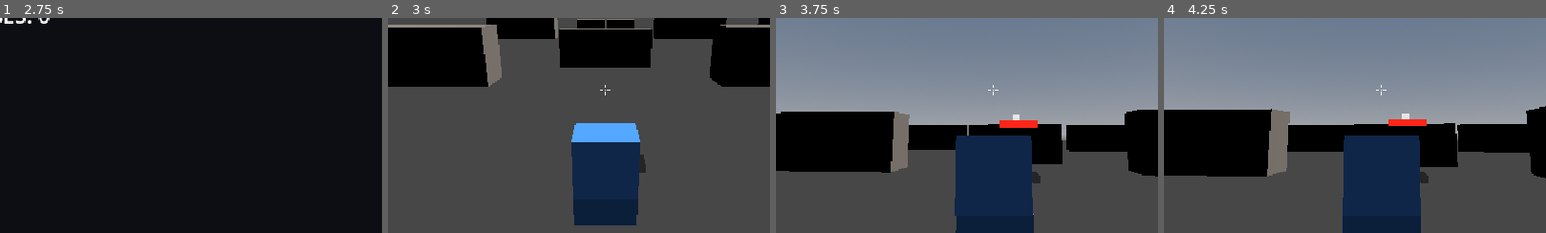
Above: before the commit, frames 1-4 (left to right).
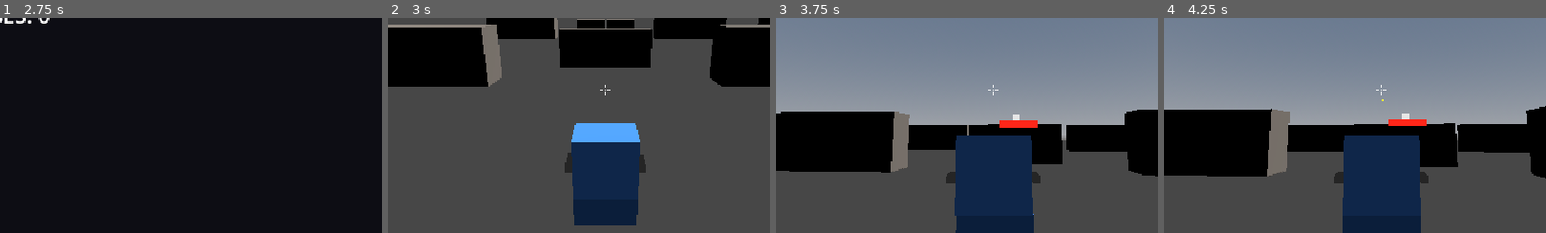
Above: after the commit, the same moments.

Repository: jonathandaley/Hardpoint
Game: Godot game, scene res://scenes/ui/TitleScreen.tscn
The game is run twice, just before and just after one commit, with the same random seed, the same clock (stepped at 60 frames per second) and the same inputs.
Inputs (mouse positions are % of the whole screen's width and height, from its top left):
- Up to frame 1 (2.75 s): tap Enter (ui_accept) at 0.5, 0.77 s; move the mouse to (72, 45) at 0.52 s; press the mouse at (72, 45) at 0.53 s; hold D (move_right) 0.53-1.25 s; release the mouse at (72, 45) at 1.25 s; click "MECH" at 1.25 s; click "PILOT" at 2 s
- Up to frame 2 (3 s): click "FIND MATCH" at 2.75 s
- Up to frame 3 (3.75 s): tap Enter (ui_accept) at 3.5 s; move the mouse to (45, 50) at 3.52 s; hold W (move_forward) from 3.53 s (still down); right-click (45, 50) at 3.6 s
- Up to frame 4 (4.25 s): keep holding W (move_forward); tap Enter (ui_accept) at 3.77 s
The pictures show only the part of the screen within x 22-72%, y 33-83%; the shares and areas given below are measured in that part.

Frame 1 is identical in both runs. In frame 2, 0.2% of the frame differs, in the area x 46-49%, y 62-72%; in frame 3, 0.1%; in frame 4, 0.1%.

Commit message:
Wire ProjectileGun to HardpointLeft — dual-weapon loadout
RaycastGun (right, 10 dmg, 2/s hitscan) + ProjectileGun (left, 50 dmg,
1/s, speed 35) fire together on primary. Bot gets projectiles for free
via existing _fire_hardpoint path.

Co-Authored-By: Claude Sonnet 4.6 <noreply@anthropic.com>

Diff:
--- a/scenes/mech/Mech.tscn
+++ b/scenes/mech/Mech.tscn
@@ -1,7 +1,8 @@
-[gd_scene load_steps=7 format=3]
+[gd_scene load_steps=8 format=3]
 
 [ext_resource type="Script" path="res://scripts/Mech.gd" id="1"]
 [ext_resource type="PackedScene" path="res://scenes/weapons/RaycastGun.tscn" id="5"]
+[ext_resource type="PackedScene" path="res://scenes/weapons/ProjectileGun.tscn" id="8"]
 
 [sub_resource type="CapsuleShape3D" id="2"]
 radius = 0.5
@@ -45,6 +46,11 @@
 [node name="HardpointLeft" type="Node3D" parent="Torso"]
 position = Vector3(-0.7, 1.1, 0.2)
 
+[node name="ProjectileGun" parent="Torso/HardpointLeft" instance=ExtResource("8")]
+damage = 50.0
+fire_rate = 1.0
+projectile_speed = 35.0
+
 [node name="HardpointRight" type="Node3D" parent="Torso"]
 position = Vector3(0.7, 1.1, 0.2)
 
